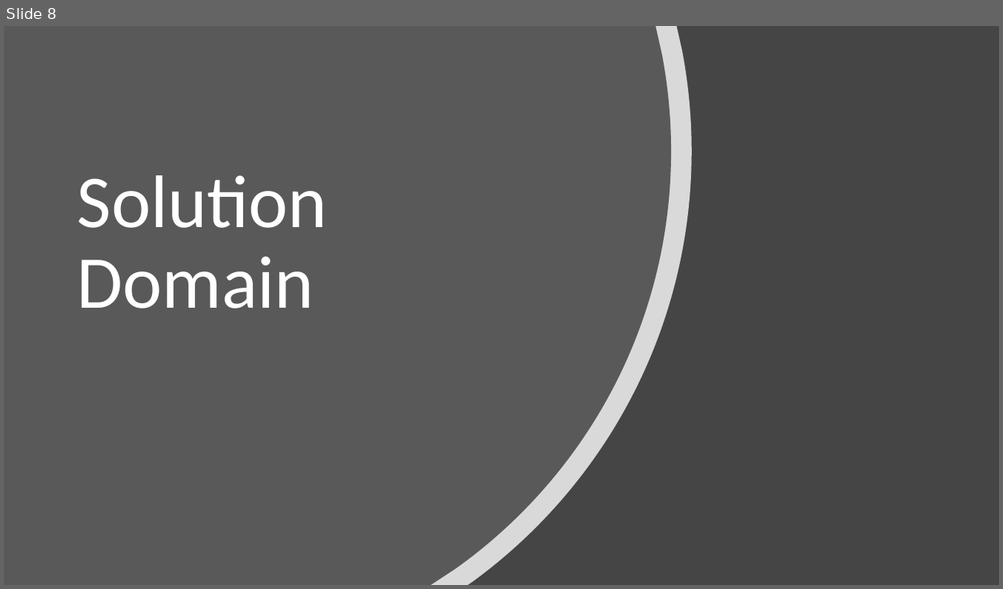
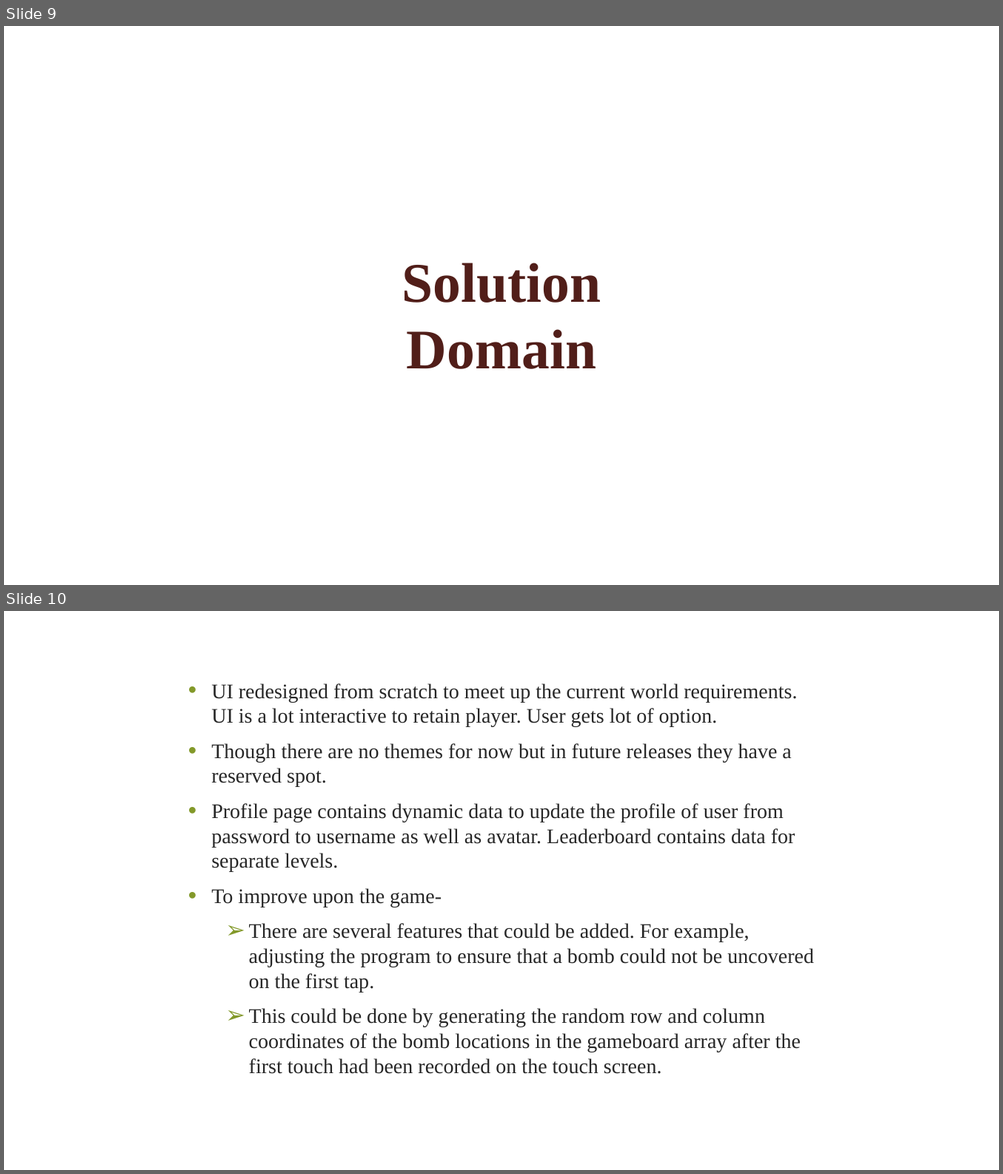
Before and after one commit to VikalpRusia/MineSweeper, a slide deck: documents/ppt/minesweeper_ppt.pptx. Shown one above the other, each under a label of ours: slide 8 before the commit, slides 9 and 10 after it. The pictures are 1003x589 and 1003x1174 pixels, drawn with LibreOffice and Linux fonts; fonts in the diff are those of the drawing; background and template pictures are left out. Boxes give left, top, right and bottom in pixels: in the first picture for what was removed or moved away, otherwise in the second. Text is boxed around its words. In the diff, an @@ line names an element or a change of style, - is before the commit and + after.

```diff
--- a/documents/ppt/minesweeper_ppt.pptx
+++ b/documents/ppt/minesweeper_ppt.pptx
@@ slide 10 added at bbox=[4, 611, 999, 1170], background picture (left out) @@
@@ text added at bbox=[211, 684, 814, 1074], 20 pt, text #262626 @@
+• UI redesigned from scratch to meet up the current world requirements. UI is a lot interactive to retain player. User gets lot of option.
+• Though there are no themes for now but in future releases they have a reserved spot.
+• Profile page contains dynamic data to update the profile of user from password to username as well as avatar. Leaderboard contains data for separate levels.
+• To improve upon the game-
+  ➢ There are several features that could be added. For example, adjusting the program to ensure that a bomb could not be uncovered on the first tap.
+  ➢ This could be done by generating the random row and column coordinates of the bomb locations in the gameboard array after the first touch had been recorded on the touch screen.
@@ what was slide 8 is now slide 9 @@
@@ slide 9 changed as well @@
@@ background #454545 to picture (left out) @@
@@ freeform shape removed at bbox=[4, 26, 692, 585] @@
@@ freeform shape removed at bbox=[4, 26, 671, 585] @@
@@ text at bbox=[402, 263, 601, 369]: text changed; size 72 to 54 pt; font Calibri to Times New Roman; text colour #FFFFFF to #511E19; bold on @@
-Solution Domain
+Solution
+Domain
```
Also in this commit, not shown: 10 other slides changed, 5 other slides added, 3 slides removed.
